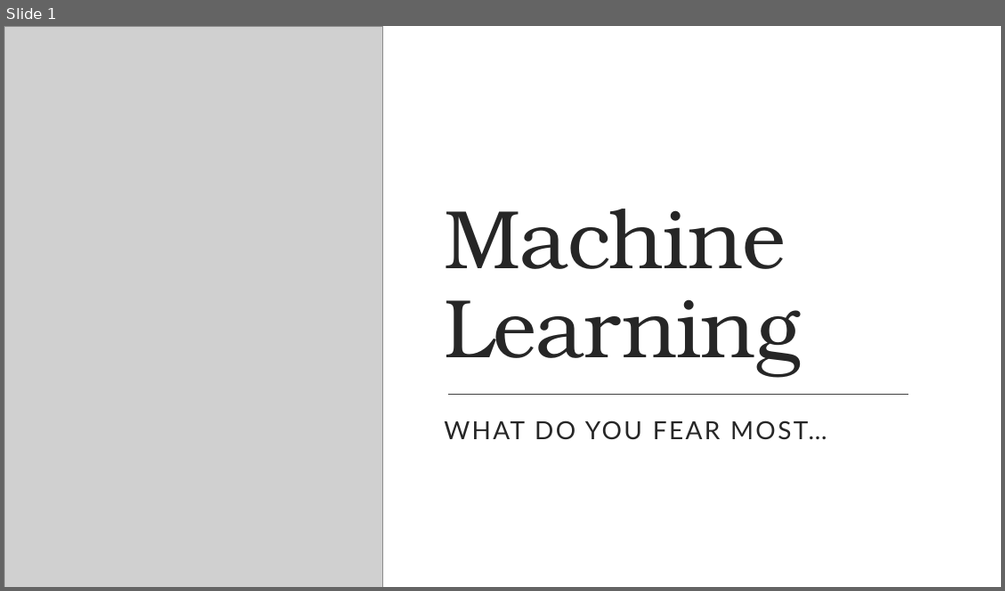
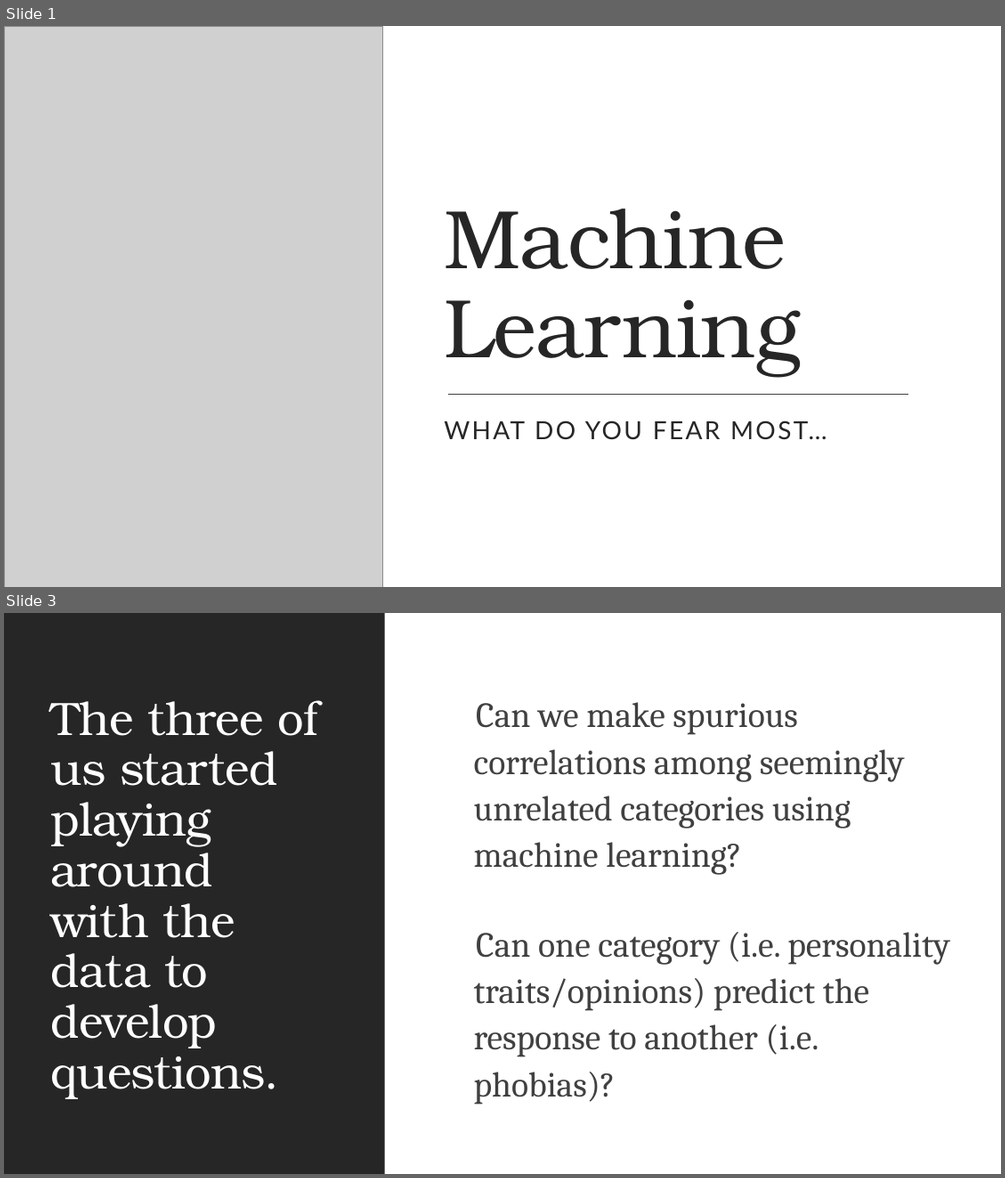
Before and after one commit to BDomogalla/machine-learning-project, a slide deck: machine_learning_pp.pptx. Shown one above the other, each under a label of ours: slide 1 before the commit, slides 1 and 3 after it; the slides between them are not shown. The pictures are 1005x591 and 1005x1178 pixels, drawn with LibreOffice and Linux fonts; fonts in the diff are those of the drawing; grey boxes stand for pictures. Boxes give left, top, right and bottom in pixels: in the first picture for what was removed or moved away, otherwise in the second. Text is boxed around its words. In the diff, an @@ line names an element or a change of style, - is before the commit and + after.

```diff
--- a/machine_learning_pp.pptx
+++ b/machine_learning_pp.pptx
@@ slide 3 added at box(4, 613, 1001, 1174), background #FFFFFF @@
@@ rectangle added at box(4, 613, 385, 1174), fill #262626 @@
@@ title added at box(50, 700, 318, 1099), 45 pt, text #FFFFFF @@
+The three of us started playing around with the data to develop questions.
@@ text added at box(474, 702, 950, 1104), 34 pt, text #404040 @@
+  Can we make spurious correlations among seemingly unrelated categories using machine learning?
+  Can one category (i.e. personality traits/opinions) predict the response to another (i.e. phobias)?
```
Also in this commit, not shown: 1 slide changed, 10 other slides added, 1 slide removed, 6 other files.
